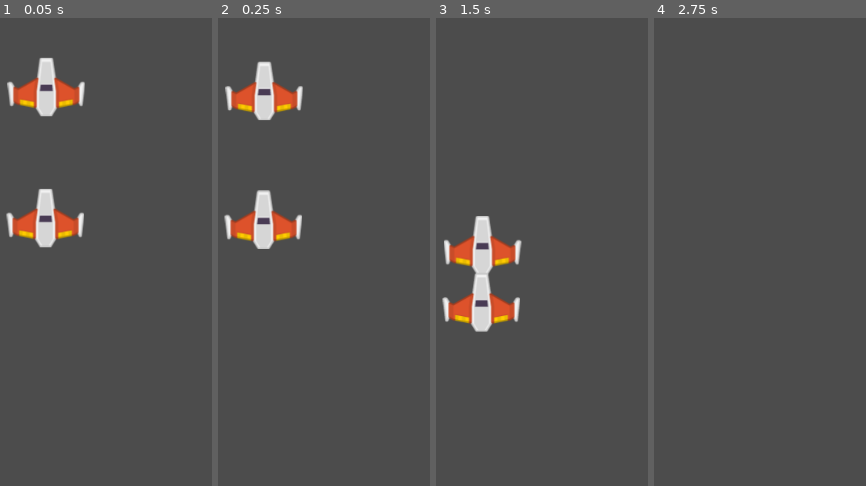
Above: before the commit, frames 1-4 (left to right).
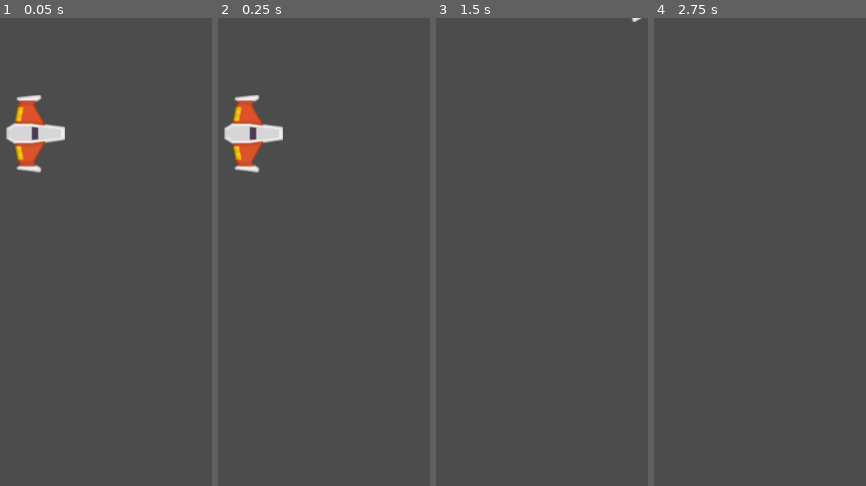
Above: after the commit, the same moments.

Repository: rominaBr/Meteoritos
Game: Godot game, scene res://Juegos/Niveles/NivelTest.tscn
The game is run twice, just before and just after one commit, with the same random seed, the same clock (stepped at 60 frames per second) and the same inputs.
Inputs:
- Up to frame 1 (0.05 s): no input
- Up to frame 2 (0.25 s): no input
- Up to frame 3 (1.5 s): hold W (mover_adelante, bound only after the commit) 0.53-1.28 s; hold A (rotar_antihorario, bound only after the commit) 0.53-1.28 s; tap D (rotar_horario, bound only after the commit) at 0.8, 1.35 s; hold S (mover_atras, bound only after the commit) from 1.28 s (still down)
- Up to frame 4 (2.75 s): tap A (rotar_antihorario, bound only after the commit) at 1.55 s; release S (mover_atras, bound only after the commit) at 2.03 s; hold W (mover_adelante, bound only after the commit) from 2.03 s (still down); hold A (rotar_antihorario, bound only after the commit) from 2.03 s (still down); tap D (rotar_horario, bound only after the commit) at 2.3 s

The runs differ from the first frame. In frame 1, 6.8% of the frame differs, in the area x 2-41%, y 8-50%; in frame 2, 6.6%; in frame 3, 4.7%; in frame 4, nothing differs.

Commit message:
movimiento

Diff:
--- a/Juegos/Naves/Player/MaterialFisico.tres
+++ b/Juegos/Naves/Player/MaterialFisico.tres
@@ -1,3 +1,4 @@
 [gd_resource type="PhysicsMaterial" format=2]
 
 [resource]
+friction = 0.0
--- /dev/null
+++ b/Juegos/Naves/Player/Player.gd
@@ -0,0 +1,34 @@
+class_name Player
+extends RigidBody2D
+
+## Atributos Export
+export var potencia_motor:int = 20
+export var potencia_rotacion:int = 280
+
+## Atributos
+var empuje:Vector2 = Vector2.ZERO
+var dir_rotacion:int = 0
+
+## Metodos
+func _integrate_forces(state: Physics2DDirectBodyState) -> void:
+	apply_central_impulse(empuje.rotated(rotation))
+	apply_torque_impulse(dir_rotacion * potencia_rotacion)
+
+func _process(delta: float) -> void:
+	player_input()
+
+## Metodos Custom
+func player_input() -> void:
+	## Empuje
+	empuje = Vector2.ZERO
+	if Input.is_action_pressed("mover_adelante"):
+		empuje = Vector2(potencia_motor, 0)
+	elif Input.is_action_pressed("mover_atras"):
+		empuje = Vector2(-potencia_motor, 0)
+
+	## Rotacion
+	dir_rotacion = 0
+	if Input.is_action_pressed("rotar_antihorario"):
+		dir_rotacion -= 1
+	elif Input.is_action_pressed("rotar_horario"):
+		dir_rotacion += 1
--- a/Juegos/Naves/Player/Player.tscn
+++ b/Juegos/Naves/Player/Player.tscn
@@ -1,15 +1,21 @@
-[gd_scene load_steps=4 format=2]
+[gd_scene load_steps=5 format=2]
 
 [ext_resource path="res://Juegos/Naves/Player/player_orange.png" type="Texture" id=1]
 [ext_resource path="res://Juegos/Naves/Player/MaterialFisico.tres" type="PhysicsMaterial" id=2]
+[ext_resource path="res://Juegos/Naves/Player/Player.gd" type="Script" id=3]
 
 [sub_resource type="CircleShape2D" id=1]
 radius = 37.0
 
 [node name="Player" type="RigidBody2D"]
 physics_material_override = ExtResource( 2 )
+gravity_scale = 0.0
+linear_damp = 1.0
+angular_damp = 4.0
+script = ExtResource( 3 )
 
 [node name="Sprite" type="Sprite" parent="."]
+rotation = 1.5708
 texture = ExtResource( 1 )
 
 [node name="CollisionShape2D" type="CollisionShape2D" parent="."]
--- a/Juegos/Niveles/NivelTest.tscn
+++ b/Juegos/Niveles/NivelTest.tscn
@@ -5,8 +5,4 @@
 [node name="NivelTest" type="Node2D"]
 
 [node name="Player" parent="." instance=ExtResource( 1 )]
-position = Vector2( 354, 256 )
-
-[node name="Player2" parent="." instance=ExtResource( 1 )]
-position = Vector2( 355, 88 )
-gravity_scale = 2.0
+position = Vector2( 342, 148 )
--- a/project.godot
+++ b/project.godot
@@ -7,6 +7,16 @@
 ;   param=value ; assign values to parameters
 
 config_version=4
+
+_global_script_classes=[ {
+"base": "RigidBody2D",
+"class": "Player",
+"language": "GDScript",
+"path": "res://Juegos/Naves/Player/Player.gd"
+} ]
+_global_script_class_icons={
+"Player": ""
+}
 
 [application]
 
@@ -18,6 +28,33 @@
 
 common/drop_mouse_on_gui_input_disabled=true
 
+[input]
+
+mover_adelante={
+"deadzone": 0.5,
+"events": [ Object(InputEventKey,"resource_local_to_scene":false,"resource_name":"","device":0,"alt":false,"shift":false,"control":false,"meta":false,"command":false,"pressed":false,"scancode":0,"physical_scancode":87,"unicode":0,"echo":false,"script":null)
+, Object(InputEventKey,"resource_local_to_scene":false,"resource_name":"","device":0,"alt":false,"shift":false,"control":false,"meta":false,"command":false,"pressed":false,"scancode":0,"physical_scancode":16777232,"unicode":0,"echo":false,"script":null)
+ ]
+}
+mover_atras={
+"deadzone": 0.5,
+"events": [ Object(InputEventKey,"resource_local_to_scene":false,"resource_name":"","device":0,"alt":false,"shift":false,"control":false,"meta":false,"command":false,"pressed":false,"scancode":0,"physical_scancode":83,"unicode":0,"echo":false,"script":null)
+, Object(InputEventKey,"resource_local_to_scene":false,"resource_name":"","device":0,"alt":false,"shift":false,"control":false,"meta":false,"command":false,"pressed":false,"scancode":0,"physical_scancode":16777234,"unicode":0,"echo":false,"script":null)
+ ]
+}
+rotar_horario={
+"deadzone": 0.5,
+"events": [ Object(InputEventKey,"resource_local_to_scene":false,"resource_name":"","device":0,"alt":false,"shift":false,"control":false,"meta":false,"command":false,"pressed":false,"scancode":0,"physical_scancode":68,"unicode":0,"echo":false,"script":null)
+, Object(InputEventKey,"resource_local_to_scene":false,"resource_name":"","device":0,"alt":false,"shift":false,"control":false,"meta":false,"command":false,"pressed":false,"scancode":0,"physical_scancode":16777233,"unicode":0,"echo":false,"script":null)
+ ]
+}
+rotar_antihorario={
+"deadzone": 0.5,
+"events": [ Object(InputEventKey,"resource_local_to_scene":false,"resource_name":"","device":0,"alt":false,"shift":false,"control":false,"meta":false,"command":false,"pressed":false,"scancode":0,"physical_scancode":65,"unicode":0,"echo":false,"script":null)
+, Object(InputEventKey,"resource_local_to_scene":false,"resource_name":"","device":0,"alt":false,"shift":false,"control":false,"meta":false,"command":false,"pressed":false,"scancode":0,"physical_scancode":16777231,"unicode":0,"echo":false,"script":null)
+ ]
+}
+
 [physics]
 
 common/enable_pause_aware_picking=true
